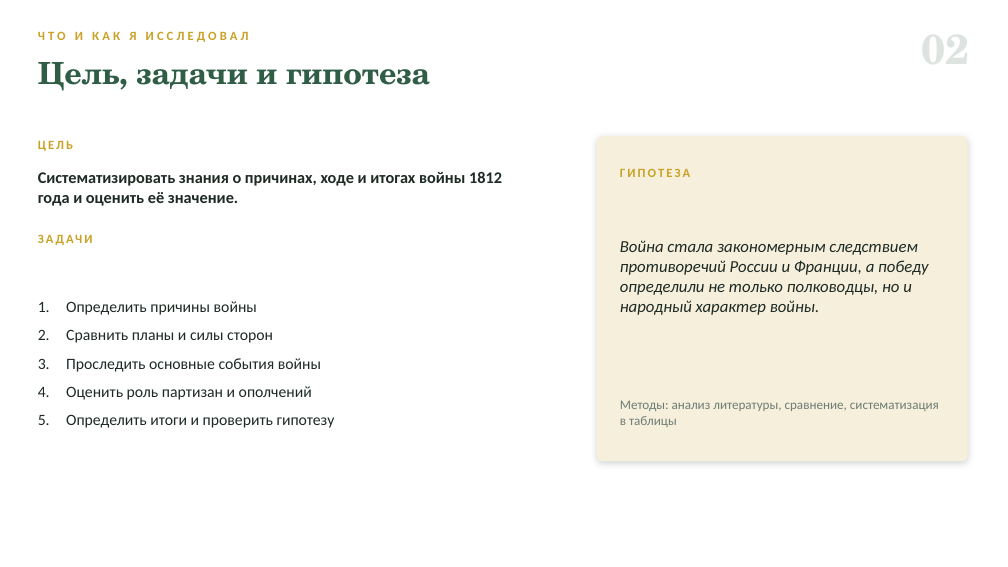
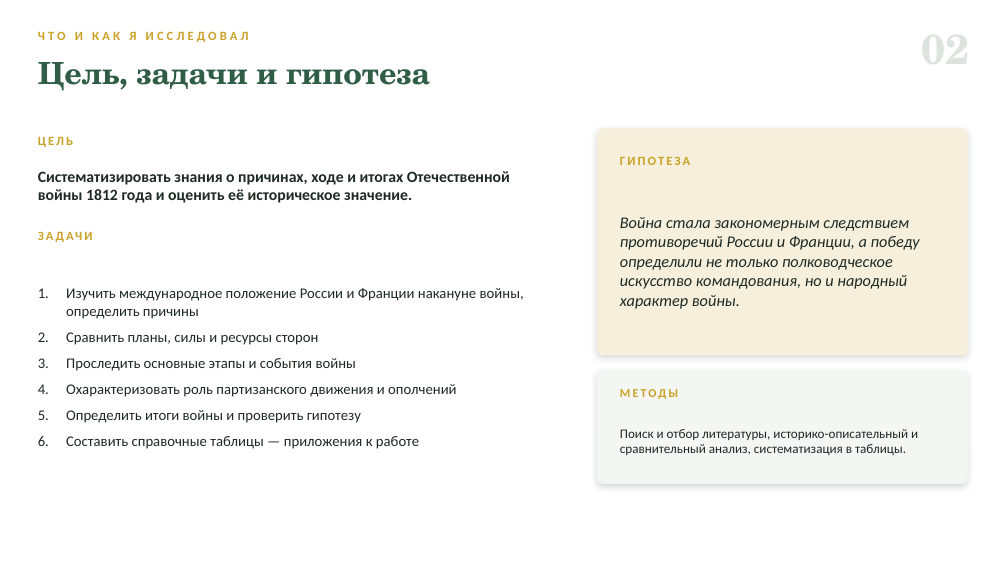
Before and after one commit to artomrek3030-Jumangi/war-1812-quiz, a slide deck: slide 3 of presentation.pptx. Drawn at 1008x567 pixels with LibreOffice and Linux fonts; fonts in the diff are those of the drawing. Boxes give left, top, right and bottom in pixels: in the first picture for what was removed or moved away, otherwise in the second. Text is boxed around its words. In the diff, an @@ line names an element or a change of style, - is before the commit and + after.

```diff
--- a/presentation.pptx
+++ b/presentation.pptx
@@ text "ЦЕЛЬ": place and size @@
-text "ЦЕЛЬ" at bbox=[38, 141, 73, 151]
+text "ЦЕЛЬ" at bbox=[38, 137, 73, 147]
@@ rounded rectangle: place and size @@
-rounded rectangle at bbox=[597, 136, 968, 461]
+rounded rectangle at bbox=[597, 129, 968, 355]
@@ rounded rectangle at bbox=[597, 129, 968, 355]: proportions changed @@
@@ text "ГИПОТЕЗА": place and size @@
-text "ГИПОТЕЗА" at bbox=[620, 168, 690, 177]
+text "ГИПОТЕЗА" at bbox=[620, 156, 690, 165]
@@ text at bbox=[38, 171, 510, 203]: text changed; size 15.5 to 15 pt @@
-Систематизировать знания о причинах, ходе и итогах войны 1812 года и оценить её значение.
+Систематизировать знания о причинах, ходе и итогах Отечественной войны 1812 года и оценить её историческое значение.
@@ text "ЗАДАЧИ": place and size @@
-text "ЗАДАЧИ" at bbox=[38, 227, 537, 251]
+text "ЗАДАЧИ" at bbox=[38, 223, 537, 247]
@@ text at bbox=[620, 217, 920, 309]: text changed; size 16 to 15.5 pt @@
-Война стала закономерным следствием противоречий России и Франции, а победу определили не только полководцы, но и народный характер войны.
+Война стала закономерным следствием противоречий России и Франции, а победу определили не только полководческое искусство командования, но и народный характер войны.
@@ text at bbox=[66, 288, 524, 449]: text changed; size 15 to 14 pt @@
-1. Определить причины войны
-2. Сравнить планы и силы сторон
-3. Проследить основные события войны
-4. Оценить роль партизан и ополчений
-5. Определить итоги и проверить гипотезу
+1. Изучить международное положение России и Франции накануне войны, определить причины
+2. Сравнить планы, силы и ресурсы сторон
+3. Проследить основные этапы и события войны
+4. Охарактеризовать роль партизанского движения и ополчений
+5. Определить итоги войны и проверить гипотезу
+6. Составить справочные таблицы — приложения к работе
@@ rounded rectangle added at bbox=[597, 371, 968, 484], fill #F4F6F4 @@
@@ text added at bbox=[620, 389, 678, 399], 11.5 pt, text #C9A227, bold @@
+МЕТОДЫ
@@ text at bbox=[620, 429, 918, 455]: text changed; text colour #6F7D75 to #1E2A24 @@
-Методы: анализ литературы, сравнение, систематизация в таблицы
+Поиск и отбор литературы, историко-описательный и сравнительный анализ, систематизация в таблицы.
```
Also in this commit, not shown: 9 other slides changed, 3 slides added, 2 slides removed.
